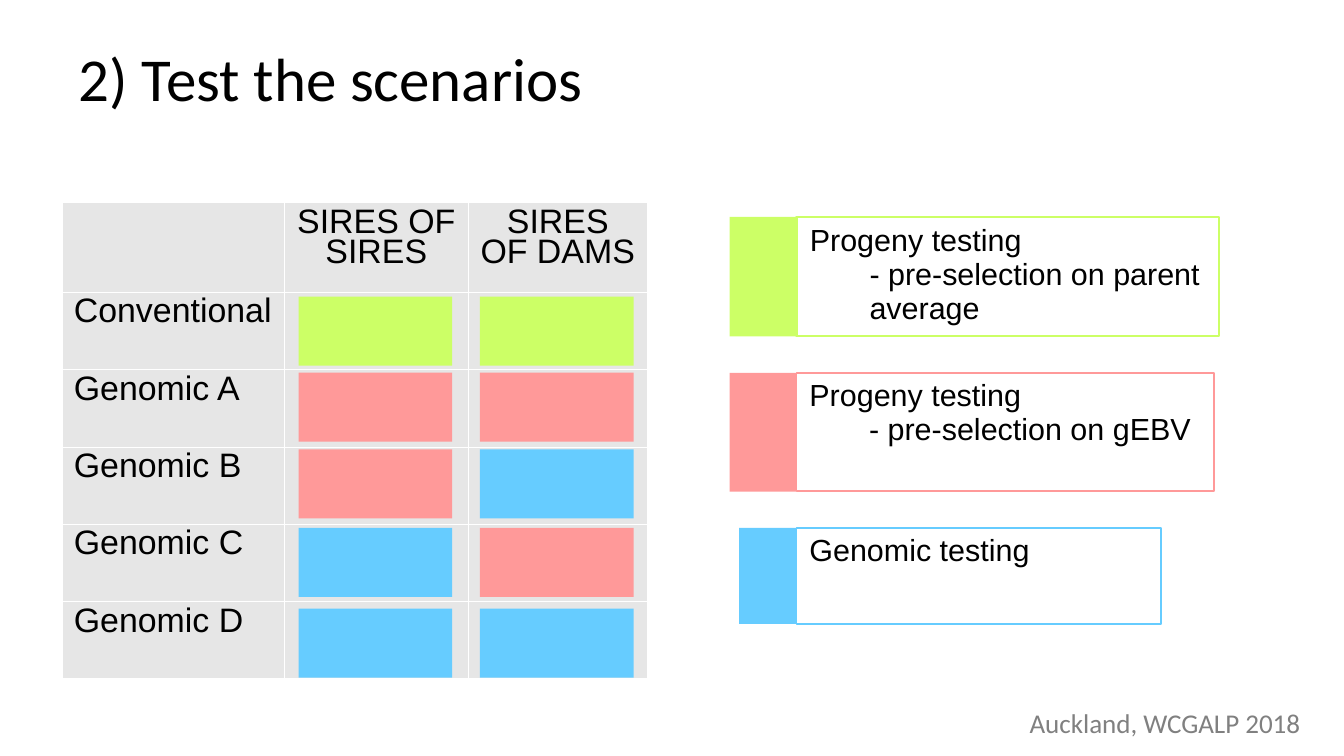
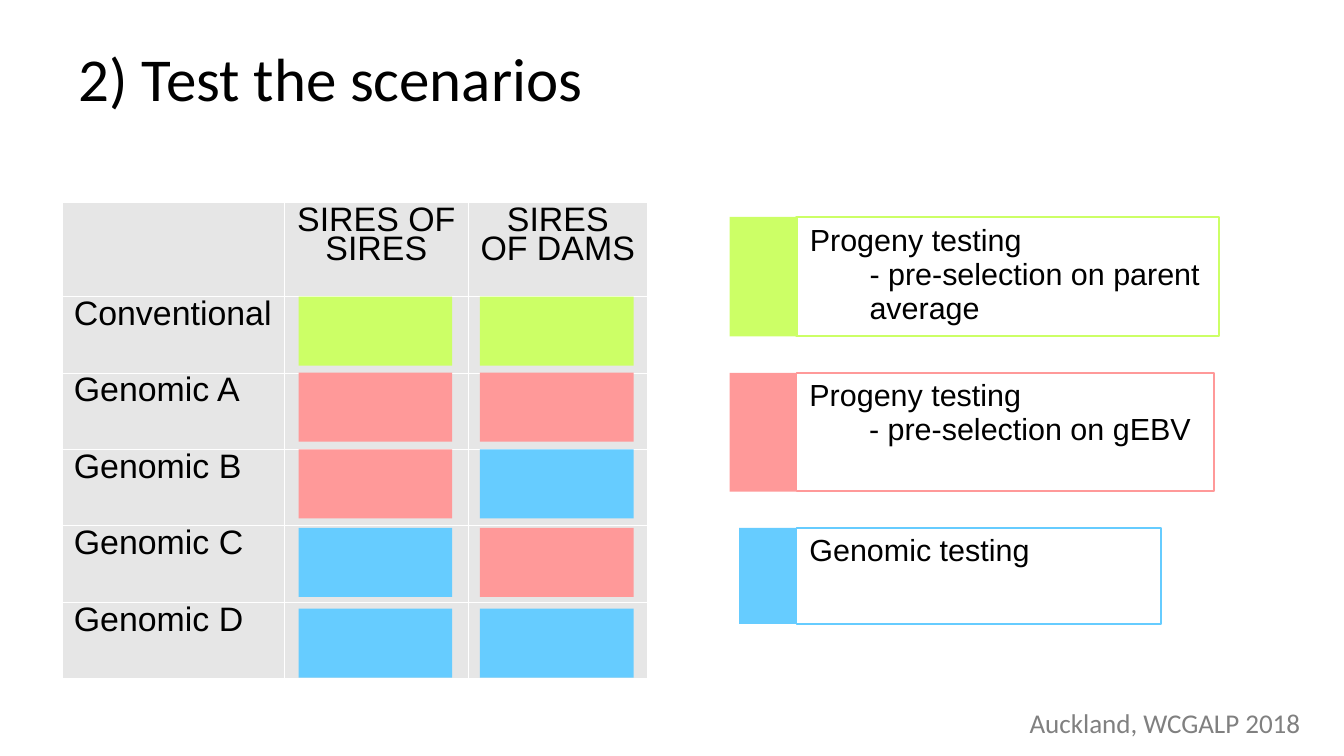
Before and after one commit to janaobsteter/Genotype_CODES, a slide deck: slide 5 of WCGALP_Predstavitev_31012018.ppt. Drawn at 1344x756 pixels with LibreOffice and Linux fonts; fonts in the diff are those of the drawing; background and template pictures are left out. Boxes give left, top, right and bottom in pixels: in the first picture for what was removed or moved away, otherwise in the second. Text is boxed around its words. In the diff, an @@ line names an element or a change of style, - is before the commit and + after.

```diff
--- a/WCGALP_Predstavitev_31012018.ppt
+++ b/WCGALP_Predstavitev_31012018.ppt
@@ table at [62,202,649,678] @@
@@ line spacing 0.81 to 0.76 @@
```
Also in this commit, not shown: 6 other slides changed, 1 slide added, 1 slide removed, 7 other files.
